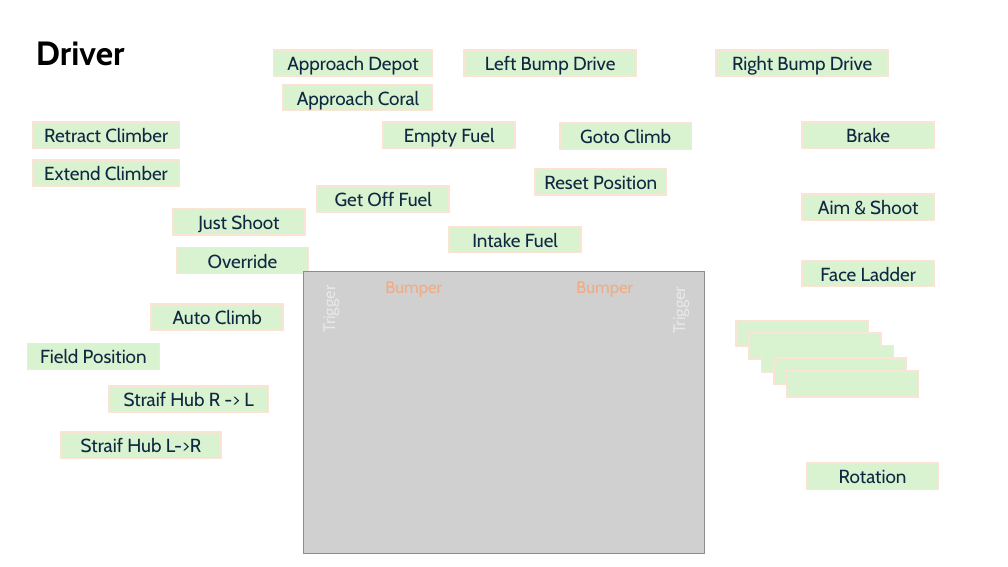
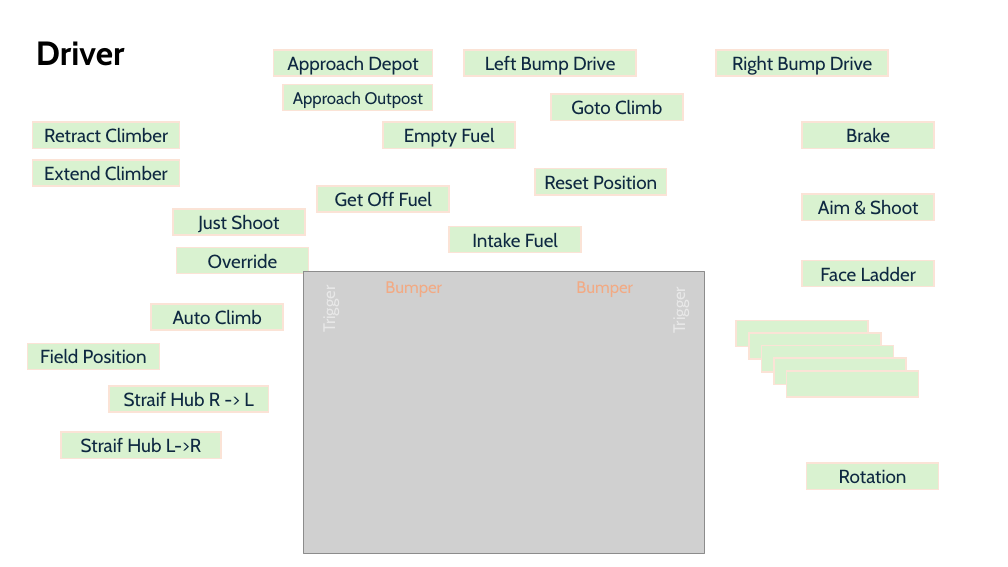
Before and after one commit to cboling/2026-Rebuilt, a slide deck: slide 1 of docs/Controller Mappings & Paths.pptx. Drawn at 1008x567 pixels with LibreOffice and Linux fonts; fonts in the diff are those of the drawing; grey boxes stand for pictures. Boxes give left, top, right and bottom in pixels: in the first picture for what was removed or moved away, otherwise in the second. Text is boxed around its words. In the diff, an @@ line names an element or a change of style, - is before the commit and + after.

```diff
--- a/docs/Controller Mappings & Paths.pptx
+++ b/docs/Controller Mappings & Paths.pptx
@@ text in rectangle at (293,91,423,108): text changed; size 18 to 16 pt @@
-Approach Coral
+Approach Outpost
@@ rectangle "Goto Climb": place and size @@
-rectangle "Goto Climb" at (560,123,691,150)
+rectangle "Goto Climb" at (551,95,683,121)
```
Also in this commit, not shown: 6 slides added, 1 slide removed, 26 other files.
